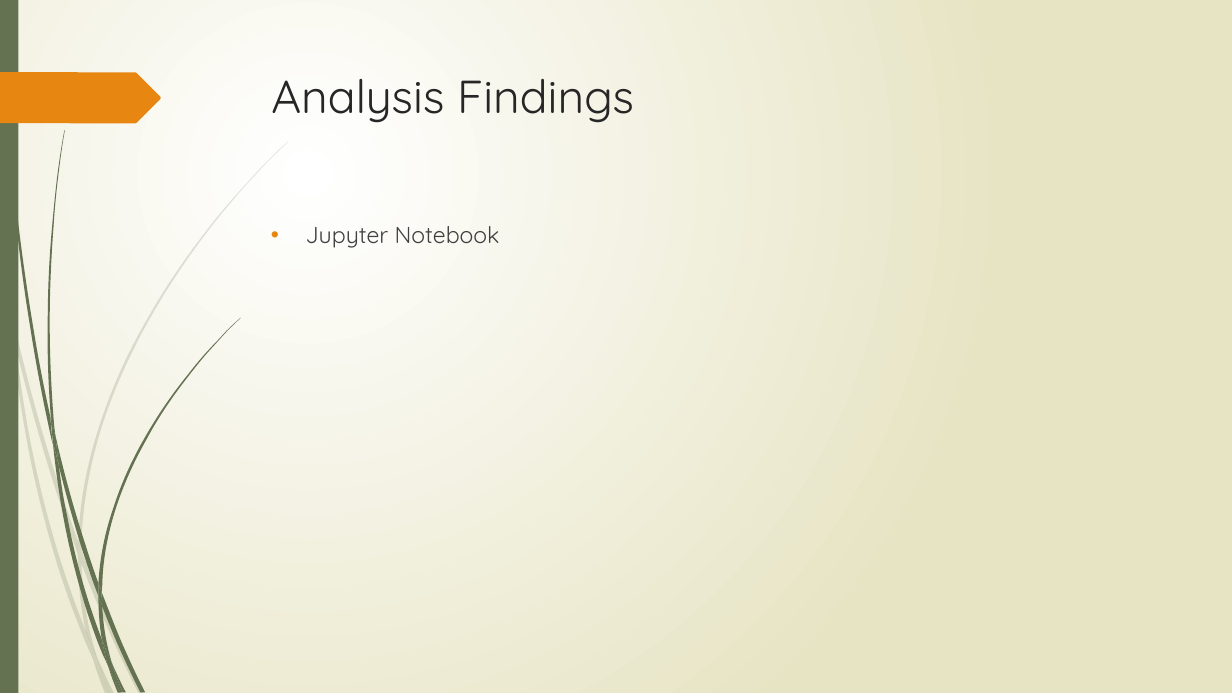
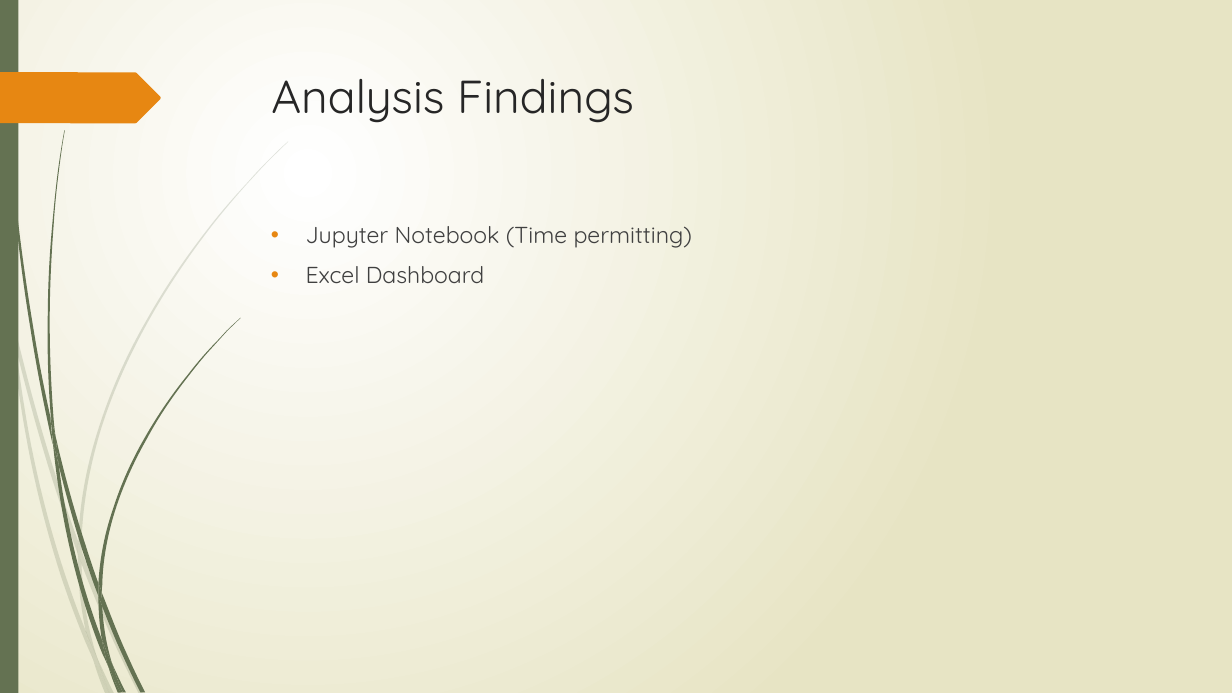
Before and after one commit to lawalf/Tek_Capstone1, a slide deck: slide 5 of TractorTEK_Presentation.pptx (slide 4 before the commit). Drawn at 1232x693 pixels with LibreOffice and Linux fonts; fonts in the diff are those of the drawing. Boxes give left, top, right and bottom in pixels: in the first picture for what was removed or moved away, otherwise in the second. Text is boxed around its words. In the diff, an @@ line names an element or a change of style, - is before the commit and + after.

```diff
--- a/TractorTEK_Presentation.pptx
+++ b/TractorTEK_Presentation.pptx
@@ text at (306, 226, 693, 283): text changed @@
-• Jupyter Notebook
+• Jupyter Notebook (Time permitting)
+• Excel Dashboard
```
Also in this commit, not shown: 1 other slide changed, 1 other file.
